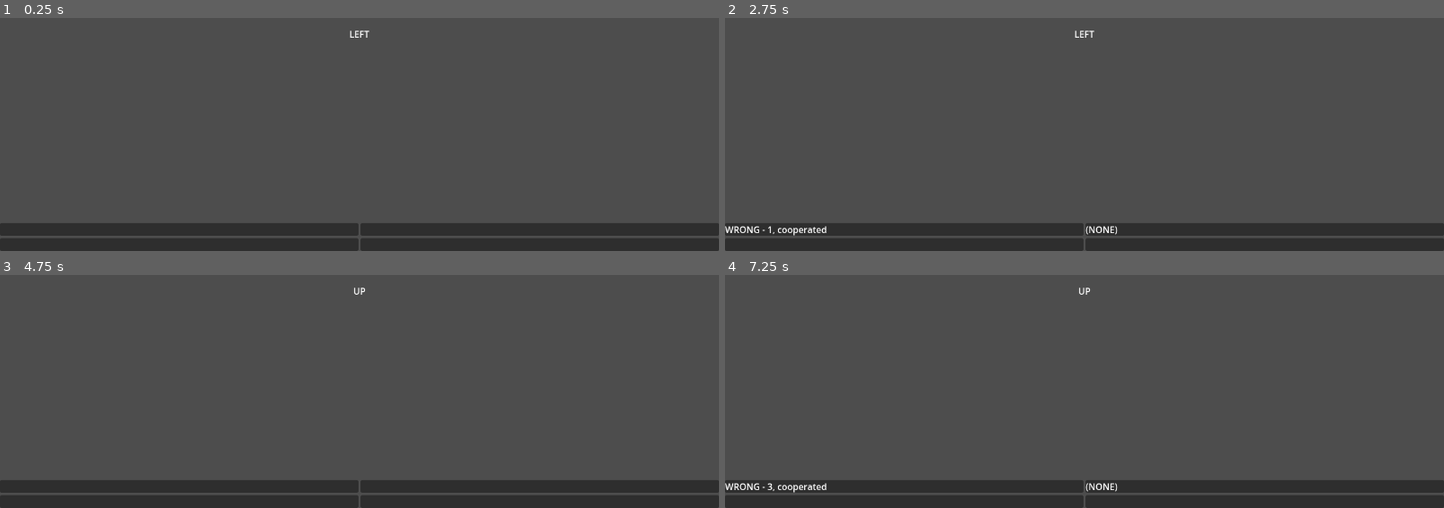
Above: before the commit, frames 1-4 (two rows, left to right).
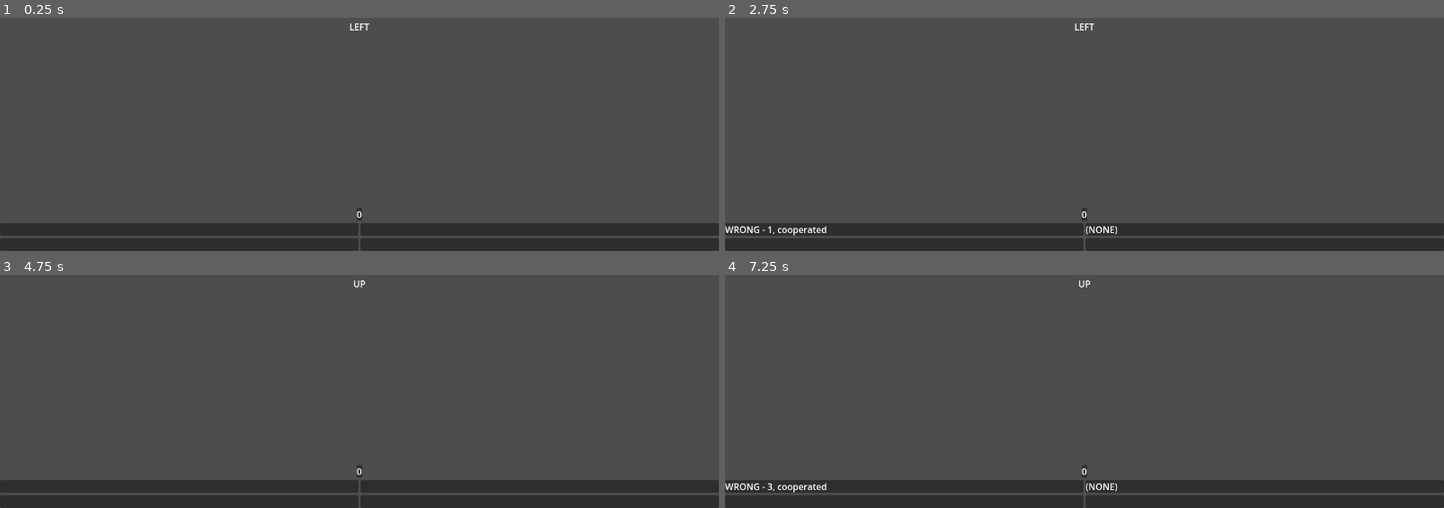
Above: after the commit, the same moments.

Repository: VileOar/js-final-proj
Game: Godot game, scene res://src/dyad_game/dyad_game.tscn
The game is run twice, just before and just after one commit, with the same random seed, the same clock (stepped at 60 frames per second) and the same inputs. The project has no main scene, so this scene is started directly.
Inputs (mouse positions are in pixels of both pictures, inside the frame that each line leads up to):
- Up to frame 1 (0.25 s): no input
- Up to frame 2 (2.75 s): tap Enter at 0.5, 2 s; move the mouse to (1242, 29) at 0.52 s; hold D (coop_right) 0.53-1.28 s; click (1242, 29) at 0.67 s; tap Space at 1.25 s; move the mouse to (940, 69) at 1.27 s; hold S (coop_down) 1.28-2.03 s; move the mouse to (outside the picture) at 2.02 s; hold D (coop_right) from 2.03 s (still down)
- Up to frame 3 (4.75 s): move the mouse to (323, 386) at 2.77 s; release D (coop_right) at 2.78 s; hold W (coop_up) 2.78-3.53 s; click (323, 386) at 2.92 s; tap Space at 3.5 s; move the mouse to (575, 365) at 3.52 s; hold A (coop_left) from 3.53 s (still down); tap Enter at 4.25 s; move the mouse to (outside the picture) at 4.27 s
- Up to frame 4 (7.25 s): tap Space at 5 s; move the mouse to (1120, 305) at 5.02 s; release A (coop_left) at 5.03 s; hold S (coop_down) 5.03-5.78 s; click (1120, 305) at 5.17 s; move the mouse to (outside the picture) at 5.77 s; hold D (coop_right) 5.78-6.53 s; move the mouse to (1242, 286) at 6.52 s; hold W (coop_up) from 6.53 s (still down)

The runs differ from the first frame. In frame 1, 0.1% of the frame differs, in the area x 48-52%, y 2-87%; in frame 2, 0.1%; in frame 3, less than 0.1%; in frame 4, less than 0.1%.

Commit message:
point tracking in the dyad game; rudimentary ui

Diff:
--- a/src/autoloads/Global.gd
+++ b/src/autoloads/Global.gd
@@ -11,6 +11,20 @@
 	RIGHT = 1,
 	UP = 2,
 	DOWN = 3,
+}
+
+## enum defining the two possible actions, so as to not use the literals
+enum Actions {
+	COOP = 0,
+	DEFECT = 1,
+}
+
+## enum defining the possible outcomes
+enum Outcomes {
+	CC = 0,
+	CD = 1,
+	DC = 2,
+	DD = 3,
 }
 
 ## max time for the second player to answer in a dyad
--- /dev/null
+++ b/src/autoloads/SharedData.gd
@@ -0,0 +1,23 @@
+## script holding the global data that remains the same between scenes
+##
+## at a minimum, this holds player scores (not their controls, since that is managed by the Input
+## autoload), the payoff matrix and total statistics for each player
+extends Node
+
+
+## the total scores and statistics of each individual player
+var _player_data : Dictionary
+
+## the payoff matrix values
+var _payoff_matrix
+
+
+## reset the player data to its initial values
+func reset_player_data() -> void:
+	_player_data = {}
+	for i in 4: # for each of the four players
+		_player_data[i] = {
+				"score": 0, # the score of the player
+				"coop": 0, # number of times cooperated
+				"defect": 0, # number of times defected
+		}
--- /dev/null
+++ b/src/data/payoff_matrix.gd
@@ -0,0 +1,33 @@
+## the class defining the payoff matrix
+##
+## used as a class to keep it organised
+extends Resource
+class_name PayoffMatrix
+
+var _outcomes = []
+
+## set the matrix to its default value
+func reset() -> void:
+	_outcomes = [
+		[10,10],
+		[0,15],
+		[15,0],
+		[2,2]
+	]
+
+
+## set one of the outcomes
+func set_matrix_outcome(outcome_mask : int, p1_payoff : int, p2_payoff : int) -> bool:
+	if outcome_mask in Global.Outcomes.values():
+		_outcomes[outcome_mask] = [p1_payoff, p2_payoff]
+		return true
+	push_error("Tried to set an invalid matrix outcome")
+	return false
+
+
+## get one of the outcomes
+func get_matrix_outcome(outcome_mask : int) -> Array:
+	if outcome_mask in Global.Outcomes.values():
+		return _outcomes[outcome_mask]
+	push_error("Tried to get an invalid matrix outcome")
+	return []
--- a/src/dyad_game/dyad_game.gd
+++ b/src/dyad_game/dyad_game.gd
@@ -11,7 +11,8 @@
 
 ## reference to the Prompt Controller
 @onready var _prompt_ui = %PromptUI as PromptUI
-
+## reference to the Dyad Score Controller
+@onready var _score_ui = %DyadScoreUI as DyadScoreUI
 ## reference to the list of PlayerUIs
 @onready var _player_ui_list = %PlayerUIs.get_children()
 
@@ -20,7 +21,7 @@
 ## the stack of points accumulated by the dyad[br]
 ## each point is represented by a 2-bit number, identifying the binary choice of each player (coop
 ## or defect)
-var game_points : int = 0
+var _game_points : Array = []
 
 
 func _ready():
@@ -37,7 +38,6 @@
 # || --- PLAYER SETTINGS --- ||
 # -----------------------------
 
-
 ## set both players of the dyad
 func set_dyad_players(player1 : int, player2 : int) -> void:
 	pass # TODO:
@@ -46,6 +46,31 @@
 ## return the players in this dyad
 func get_dyad_players() -> Array:
 	return [0,1] # TODO: change
+
+
+# -----------------------
+# || --- DYAD DATA --- ||
+# -----------------------
+
+## get the point stack
+func get_dyad_point_stack()-> Array:
+	return _game_points.duplicate()
+
+
+## add a new point to the stack[br]
+## it comes in the form of a 2bit value, as defined in the matrix Outcomes
+func add_point(point_mask : int):
+	if point_mask in Global.Outcomes.values():
+		_game_points.append(point_mask)
+		_score_ui.add_points()
+	else:
+		push_error("Tried to add an invalid matrix outcome")
+
+
+## reset points
+func reset_dyad_points() -> void:
+	_game_points.clear()
+	_score_ui.reset_points()
 
 
 # ----------------------
--- a/src/dyad_game/dyad_game.tscn
+++ b/src/dyad_game/dyad_game.tscn
@@ -8,6 +8,7 @@
 [ext_resource type="Script" path="res://src/dyad_game/states/wrong_state.gd" id="6_t7b25"]
 [ext_resource type="PackedScene" uid="uid://da7wxe2reu70r" path="res://src/dyad_game/ui/prompt_ui.tscn" id="7_bxmv3"]
 [ext_resource type="PackedScene" uid="uid://7c4smtyjcn3m" path="res://src/dyad_game/ui/player_ui.tscn" id="8_6rlia"]
+[ext_resource type="PackedScene" uid="uid://bvafdm68j240m" path="res://src/dyad_game/ui/dyad_score_ui.tscn" id="8_oaqla"]
 
 [node name="DyadGame" type="Control"]
 layout_mode = 3
@@ -50,7 +51,10 @@
 [node name="PromptUI" parent="UI/VBoxContainer" instance=ExtResource("7_bxmv3")]
 unique_name_in_owner = true
 layout_mode = 2
-size_flags_vertical = 3
+
+[node name="DyadScoreUI" parent="UI/VBoxContainer" instance=ExtResource("8_oaqla")]
+unique_name_in_owner = true
+layout_mode = 2
 
 [node name="PlayerUIs" type="HBoxContainer" parent="UI/VBoxContainer"]
 unique_name_in_owner = true
--- a/src/dyad_game/states/dyad_state_machine.gd
+++ b/src/dyad_game/states/dyad_state_machine.gd
@@ -44,6 +44,11 @@
 ## resets the registered answers
 func reset_answers_cache() -> void:
 	_answers_cache.clear()
+
+
+## adds a new dyad point based on the answers, sorted by player index
+func add_dyad_point(point : int) -> void:
+	_dyad_game.add_point(point)
 
 
 # -------------------
--- a/src/dyad_game/states/prompt_state.gd
+++ b/src/dyad_game/states/prompt_state.gd
@@ -41,7 +41,6 @@
 func _on_player_input(player, input_event : InputEvent):
 	# check if the player belongs in this dyad and has not yet answered
 	if _player_answers.has(player) and _player_answers[player] == null:
-
 		# generate new answer from input
 		_player_answers[player] = _get_player_action(player, input_event)
 
--- a/src/dyad_game/states/right_state.gd
+++ b/src/dyad_game/states/right_state.gd
@@ -3,6 +3,9 @@
 ## responsible for handling adding points and displaying correct feedback before restarting
 extends StackState
 class_name RightState
+
+## temp ref to the answers
+var answers = []
 
 
 func enter():
@@ -13,14 +16,40 @@
 
 	fsm.start_stop_timer(true, Global.CORRECT_DELAY)
 
-	# TODO: trigger correct effects and set points according to coop from player actions
-	print_debug("Right")
+	answers = fsm.get_registered_answers()
+	fsm.show_answers_ui(true, answers)
 
 
 func exit():
 	_fsm.connect_disconnect_timer(false, _timeout)
+	_fsm.add_dyad_point(_parse_point())
+	answers = []
 
 
 ## callback to timer to advance to prompt state
 func _timeout() -> void:
 	replace_state("PromptState")
+
+
+## return an n-bit value corresponding to the answers in terms of cooperation, where 0 = coop and
+## 1 = defect; answers are sorted by player[br]
+## receives an array of PlayerAnswers
+func _parse_point() -> int:
+	# in here, the answers must be two (i could make this scalable by sorting and looping and adding
+	# increasingly shifted bits to make it work with a variable number of players but who even cares
+
+	# the indices of the first and second player
+	# default is the first index being the lower player (ex: p1,p2; p3,p4
+	var p1 = 0
+	var p2 = 1
+	if answers[0].player_id() > answers[1].player_id():
+		p1 = 1
+		p2 = 0
+	elif answers[0].player_id() == answers[1].player_id():
+		# sanity check
+		push_error("Fatal Error: two answers cannot belong to the same player. This bug should never happen")
+		get_tree().quit()
+	var lsb = 0 if answers[p1].cooperated() else 1 # least significant bit
+	var msb = 0 if answers[p2].cooperated() else 2 # most significant bit
+
+	return lsb | msb
--- a/src/dyad_game/states/wrong_state.gd
+++ b/src/dyad_game/states/wrong_state.gd
@@ -14,8 +14,6 @@
 	fsm.start_stop_timer(true, Global.WRONG_DELAY)
 
 	fsm.show_answers_ui(true, fsm.get_registered_answers())
-	# TODO: change
-	print_debug("Wrong")
 
 
 func exit():
--- /dev/null
+++ b/src/dyad_game/ui/dyad_score_ui.gd
@@ -0,0 +1,29 @@
+## this scene controls the display of the score of the dyad
+##
+## should respond to adding a point and start its own animation/sequence to add it visually
+extends MarginContainer
+class_name DyadScoreUI
+
+## ref to the label
+@onready var _score_label = %Score
+
+## internal counter of how many points there are
+var _score := 0
+
+
+## this function reports a new point added
+func add_points(points : int = 1) -> void:
+	_score += points
+	_score_label.text = str(_score)
+
+
+## manually set points
+func set_points(points : int) -> void:
+	_score = points
+	_score_label.text = str(_score)
+
+
+## return points to default value
+func reset_points() -> void:
+	_score = 0
+	_score_label.text = str(_score)
--- /dev/null
+++ b/src/dyad_game/ui/dyad_score_ui.tscn
@@ -0,0 +1,24 @@
+[gd_scene load_steps=2 format=3 uid="uid://bvafdm68j240m"]
+
+[ext_resource type="Script" path="res://src/dyad_game/ui/dyad_score_ui.gd" id="1_7lxfm"]
+
+[node name="DyadScoreUI" type="MarginContainer"]
+anchors_preset = 15
+anchor_right = 1.0
+anchor_bottom = 1.0
+grow_horizontal = 2
+grow_vertical = 2
+size_flags_horizontal = 3
+size_flags_vertical = 4
+script = ExtResource("1_7lxfm")
+
+[node name="PanelContainer" type="PanelContainer" parent="."]
+layout_mode = 2
+size_flags_horizontal = 4
+size_flags_vertical = 4
+
+[node name="Score" type="Label" parent="PanelContainer"]
+unique_name_in_owner = true
+layout_mode = 2
+size_flags_vertical = 1
+text = "0"
--- a/src/dyad_game/ui/prompt_ui.tscn
+++ b/src/dyad_game/ui/prompt_ui.tscn
@@ -3,6 +3,8 @@
 [ext_resource type="Script" path="res://src/dyad_game/ui/prompt_ui.gd" id="1_emb48"]
 
 [node name="PromptUI" type="MarginContainer"]
+size_flags_horizontal = 3
+size_flags_vertical = 3
 script = ExtResource("1_emb48")
 
 [node name="PromptLabel" type="Label" parent="."]
Renamed: src/dyad_game/player_answer.gd -> src/data/player_answer.gd
Not shown: 1 places in src/dyad_game/dyad_game.tscn that only renumber resources
